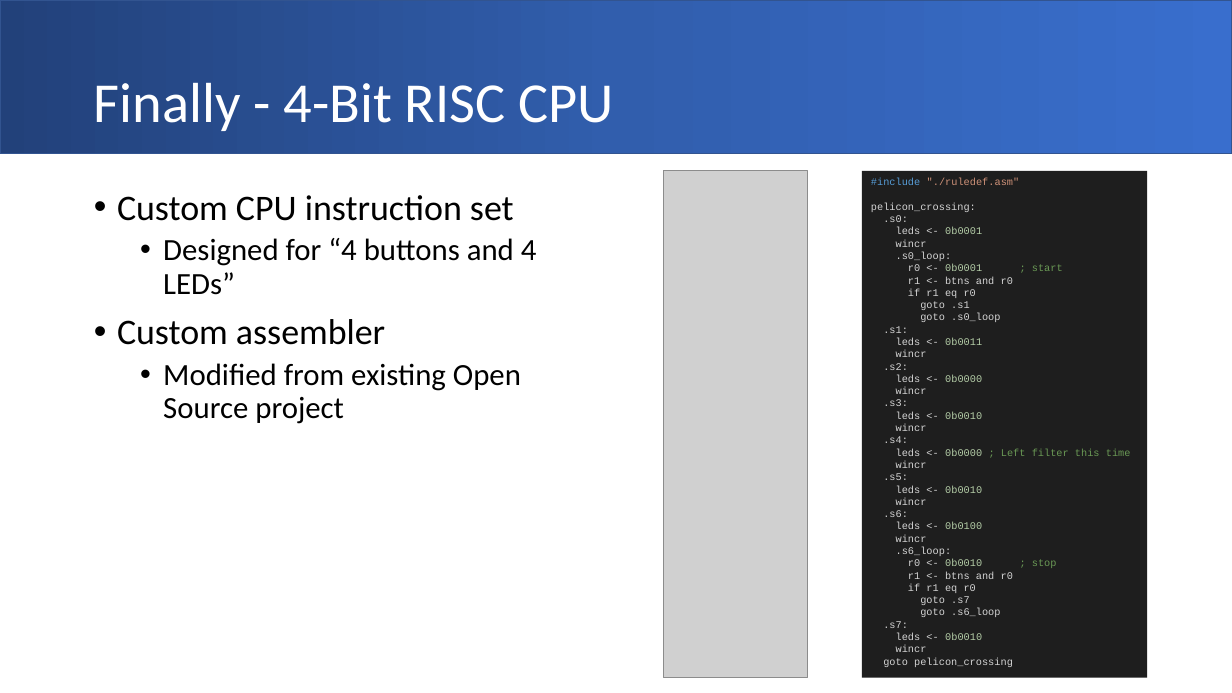
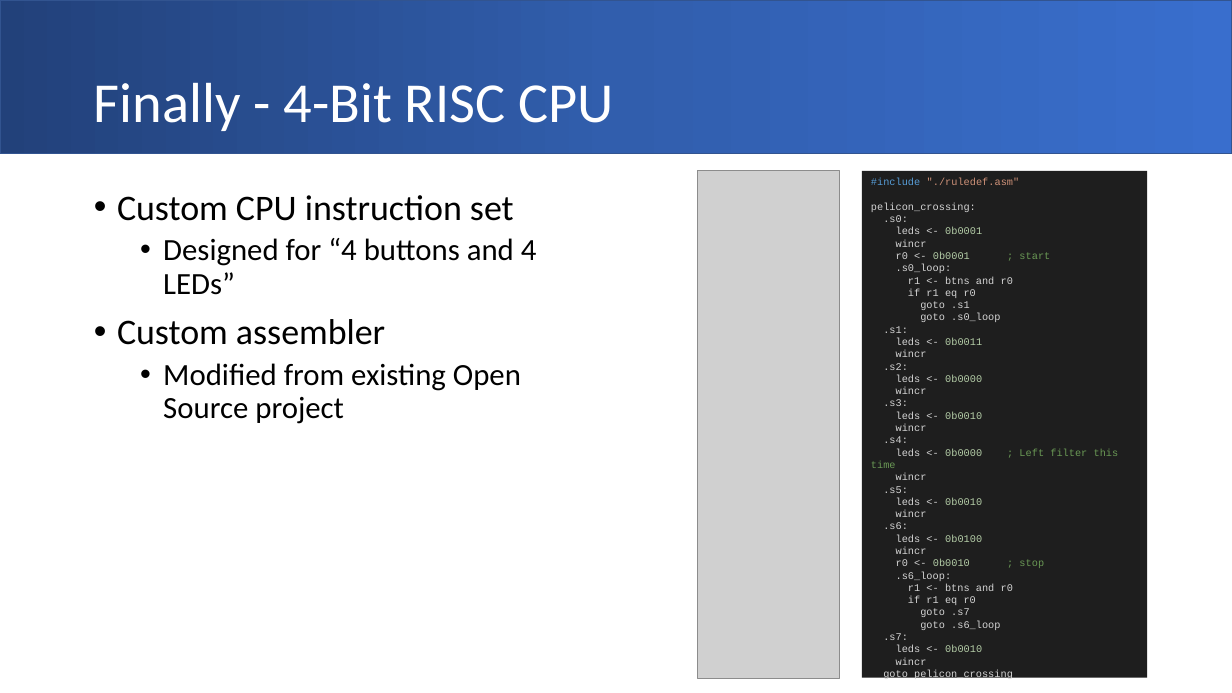
Before and after one commit to house-of-abbey/scratch_vhdl, a slide deck: slide 10 of docs/Training/Scratch_VHDL_Advert.pptx. Drawn at 1232x693 pixels with LibreOffice and Linux fonts; fonts in the diff are those of the drawing; grey boxes stand for pictures. Boxes give left, top, right and bottom in pixels: in the first picture for what was removed or moved away, otherwise in the second. Text is boxed around its words. In the diff, an @@ line names an element or a change of style, - is before the commit and + after.

```diff
--- a/docs/Training/Scratch_VHDL_Advert.pptx
+++ b/docs/Training/Scratch_VHDL_Advert.pptx
@@ picture: place and size @@
-picture at (664,171,808,678)
+picture at (698,171,839,678)
@@ text in rectangle at (896,252,1050,259): paragraph added @@
+r0 <- 0b0001 ; start
@@ text in rectangle at (908,264,1063,271): paragraph removed @@
-r0 <- 0b0001 ; start
@@ text in rectangle at (896,559,1044,568): paragraph added @@
+r0 <- 0b0010 ; stop
@@ text in rectangle at (908,559,1057,568): paragraph removed @@
-r0 <- 0b0010 ; stop
```
Also in this commit, not shown: 1 other slide changed, 2 other files.
